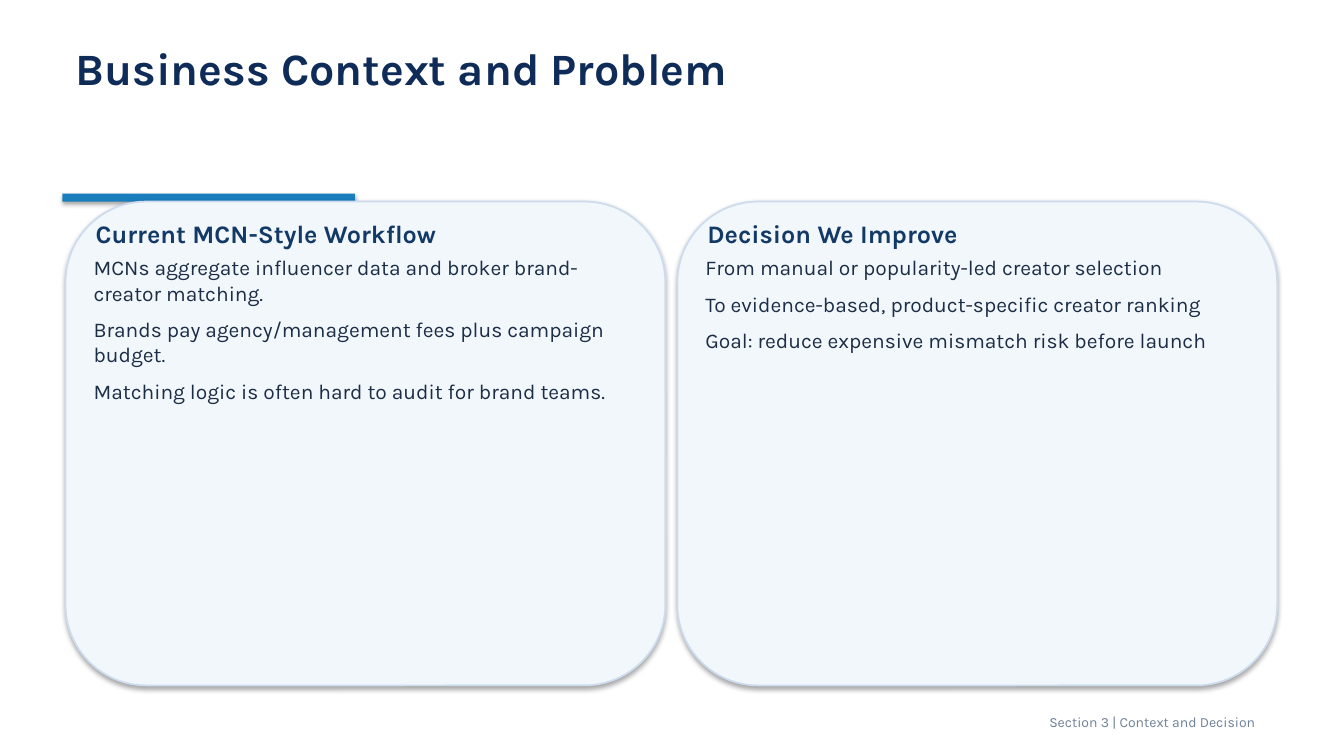
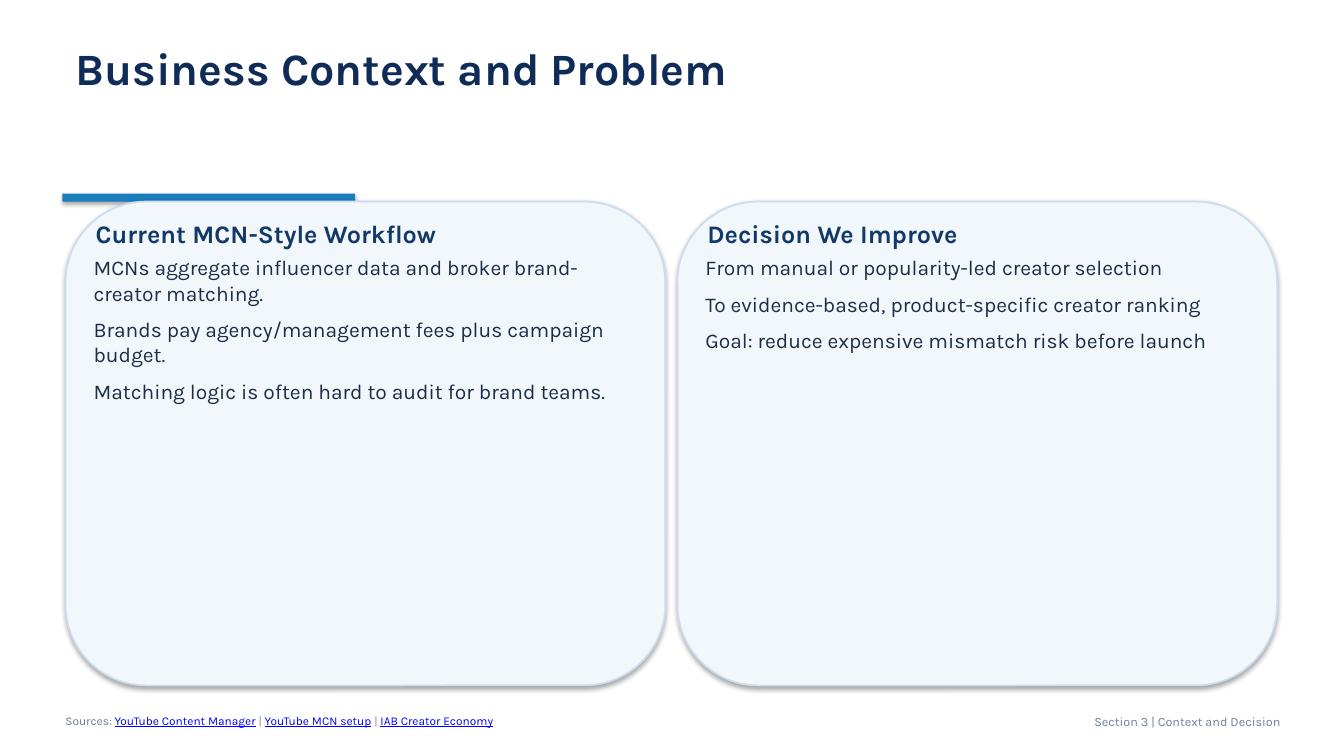
Before and after one commit to AliceEom/AI_MCN, a slide deck: slide 3 of slides/AI_MCN_Final_Presentation_EN.pptx. Drawn at 1344x756 pixels with LibreOffice and Linux fonts; fonts in the diff are those of the drawing. Boxes give left, top, right and bottom in pixels: in the first picture for what was removed or moved away, otherwise in the second. Text is boxed around its words. In the diff, an @@ line names an element or a change of style, - is before the commit and + after.

Commit message:
Expand research references and add per-slide source links

```diff
--- a/slides/AI_MCN_Final_Presentation_EN.pptx
+++ b/slides/AI_MCN_Final_Presentation_EN.pptx
@@ text added at <box>65,717,493,728</box>, 8.5 pt, text #0000FF, underline @@
+Sources: YouTube Content Manager | YouTube MCN setup | IAB Creator Economy
@@ text "Section 3 | Context and ...": place and size @@
-text "Section 3 | Context and ..." at <box>1049,717,1255,727</box>
+text "Section 3 | Context and ..." at <box>1094,717,1280,726</box>
@@ text "Section 3 | Context and ..." at <box>1094,717,1280,726</box>: size 10 to 9 pt @@
```
Also in this commit, not shown: 14 other slides changed, 2 other files.
